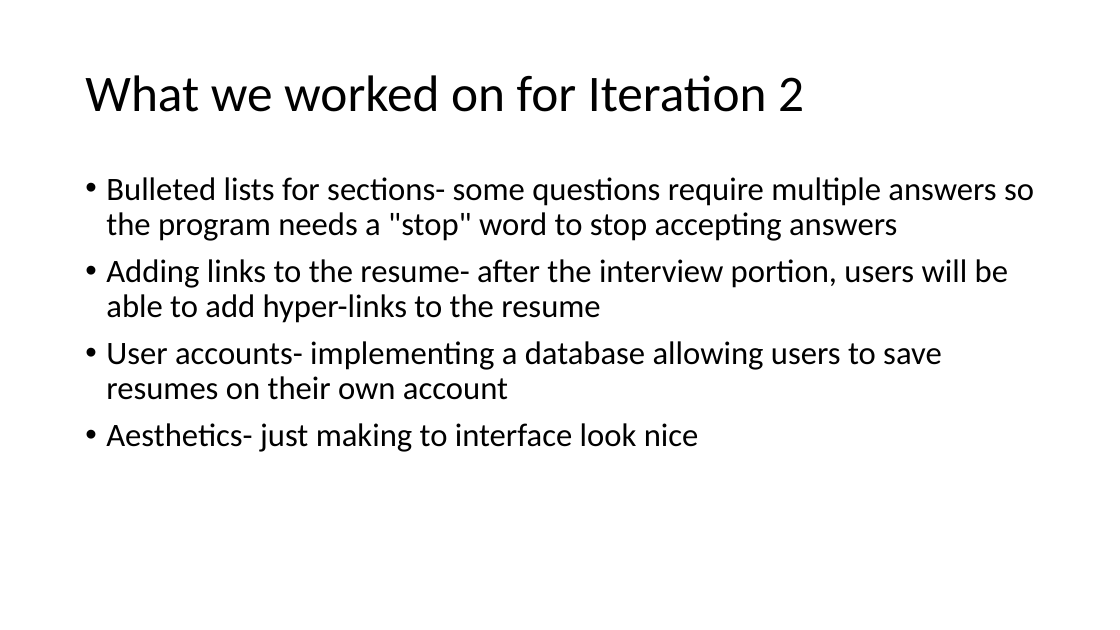
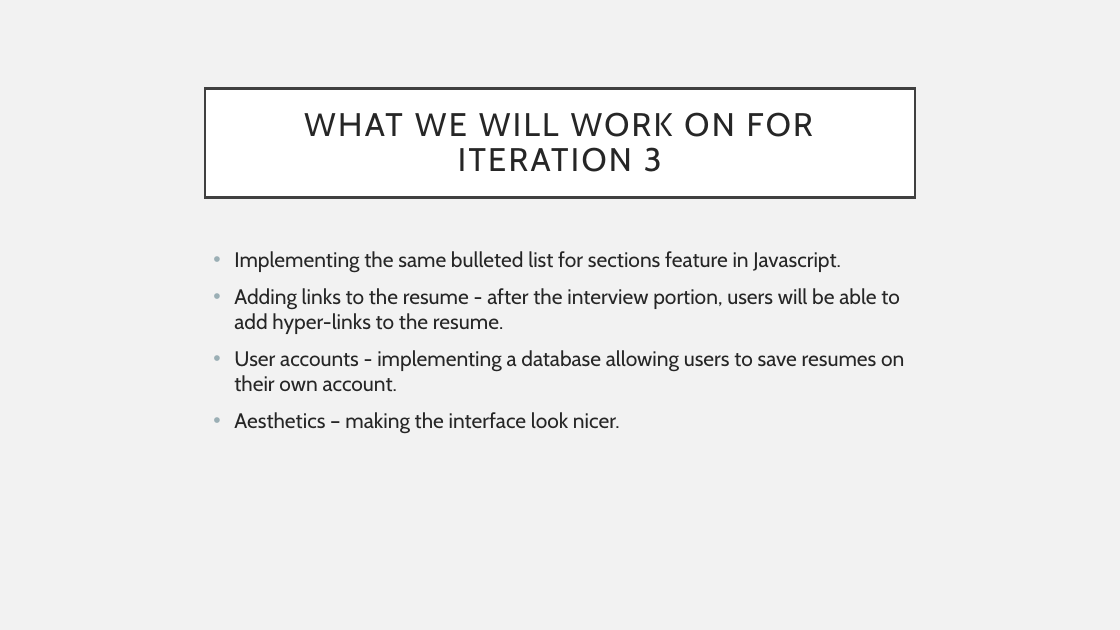
Before and after one commit to eurashin/CS498-Group8, a slide deck: slide 5 of Presentation.odp (slide 4 before the commit). Drawn at 1120x630 pixels with LibreOffice and Linux fonts; fonts in the diff are those of the drawing. Boxes give left, top, right and bottom in pixels: in the first picture for what was removed or moved away, otherwise in the second. Text is boxed around its words. In the diff, an @@ line names an element or a change of style, - is before the commit and + after.

Commit message:
edited presentation

```diff
--- a/Presentation.odp
+++ b/Presentation.odp
@@ background #FFFFFF to #F2F2F2 @@
@@ title "WHAT WE WILL WORK ON ...": place and size @@
-title "WHAT WE WILL WORK ON ..." at box(85, 75, 804, 112)
+title "WHAT WE WILL WORK ON ..." at box(205, 89, 915, 198)
@@ title "WHAT WE WILL WORK ON ..." at box(205, 89, 915, 198): fill none to #FFFFFF; outline none to #404040 2.49 pt @@
@@ title at box(304, 112, 813, 172): text changed; size 44 to 28 pt; font Calibri to Cabin; text colour #000000 to #262626 @@
-What we worked on for Iteration 2
+WHAT WE WILL WORK ON FOR ITERATION 3
@@ text at box(234, 251, 904, 434): text changed; size 28 to 18 pt; font Calibri to Cabin; text colour #000000 to #262626 @@
-• Bulleted lists for sections- some questions require multiple answers so the program needs a "stop" word to stop accepting answers
-• Adding links to the resume- after the interview portion, users will be able to add hyper-links to the resume
-• User accounts- implementing a database allowing users to save resumes on their own account
-• Aesthetics- just making to interface look nice
+• Implementing the same bulleted list for sections feature in Javascript.
+• Adding links to the resume - after the interview portion, users will be able to add hyper-links to the resume.
+• User accounts - implementing a database allowing users to save resumes on their own account.
+• Aesthetics – making the interface look nicer.
```
Also in this commit, not shown: 4 other slides changed, 1 slide added.
